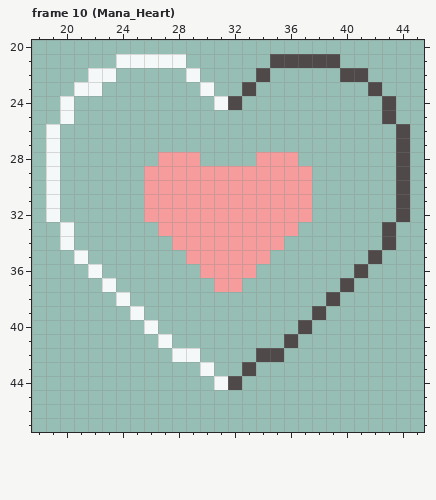
A pixel-art file gets an edit: Art/Mana.aseprite. Above, as it was before the edit.
64x64 pixels, 14 frames. Colours within 5 levels of each other are drawn and written as one. Shown: frame 10 (Mana_Heart): x 18..45, y 20..47. The commit also changed other frames, which this record leaves out.
The same view after the edit:
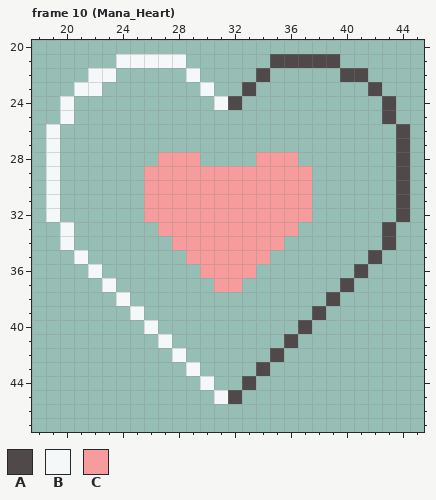
Palette (. is transparent): A #504949  B #f5f8f8  C #f69c9c
From old to new:
Frame 10 (Mana_Heart), layer "Item/SolidHeart":
Colour A is added in row 43 at x 34; in row 44 at x 33; in row 45 at x 32.
Colour B is added in row 43 at x 29; in row 44 at x 30; in row 45 at x 31.
Colour A is gone in row 42 at x 34; in row 43 at x 33; in row 44 at x 32.
Colour B is gone in row 42 at x 29; in row 43 at x 30; in row 44 at x 31.
Boxes around the changes in both pictures, in picture pixels (x1, y1, x2, y2):
changed: (186, 348, 270, 404)
